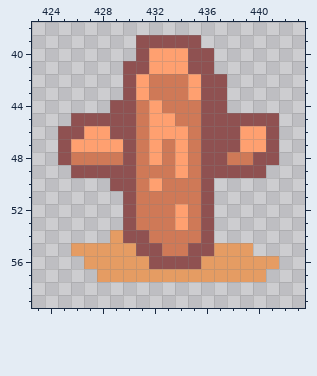
Two states of a pixel-art file, 32x32_World.aseprite. That is the earlier state.
480x512 pixels, 1 frame. Colours within 5 levels of each other are drawn and written as one. Shown: x 423..443, y 38..59. The commit also changed other parts of the picture, which this record leaves out.
Now the later version:
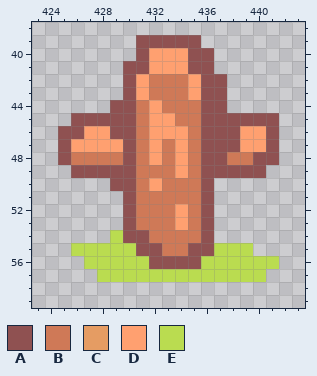
Palette (. is transparent): A #8f5151  B #cf7957  C #e59c63  D #ffa070  E #badc50
Changes in this commit:
Layer "Flattened":
Colour E replaces colour C in row 54 at x 429; in row 55 at x 426 to 430 and 437 to 439; in row 56 at x 427 to 431 and 436 to 441; in row 57 at x 428 to 440.
Where, in picture pixels (left, top, right, bottom), the same in both pictures:
changed: (71, 230, 279, 282)
